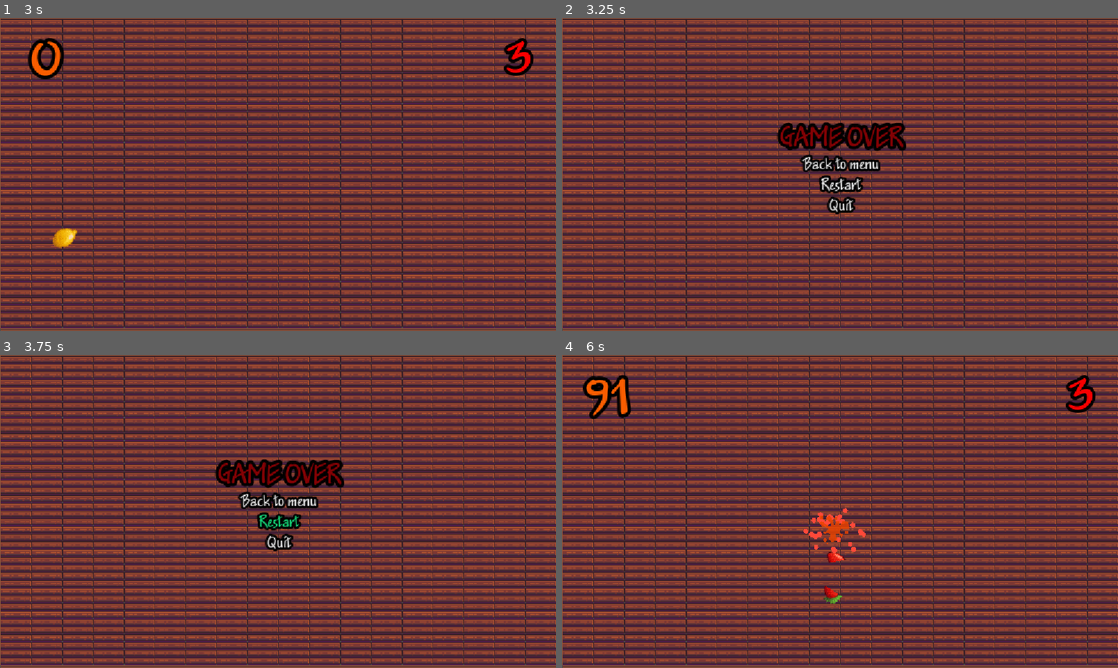
Above: before the commit, frames 1-4 (two rows, left to right).
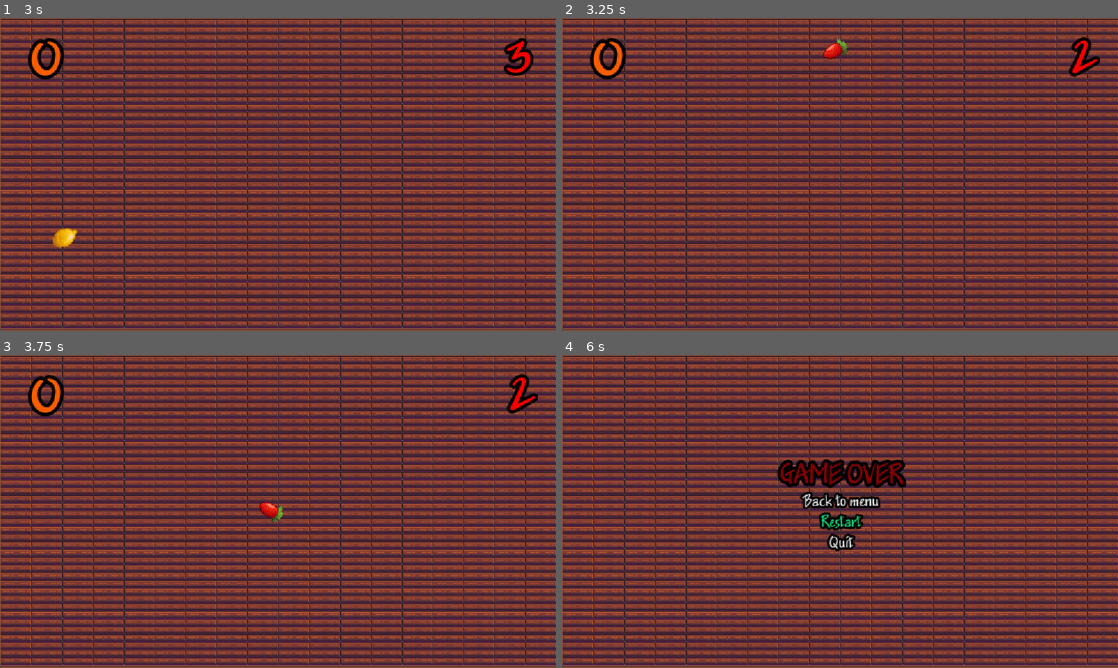
Above: after the commit, the same moments.

Repository: GiuseppeSalvatore-Celauro/Clone-Fruit_ninja
Game: Godot game, scene res://scene/starting_menu.tscn
Two runs of this game, one before a commit and one after it. Both use one fixed random seed, a clock stepped at 60 frames per second and the inputs below. Sound files missing from this copy of the repository are replaced by a short silence.
Inputs (mouse positions are in pixels of both pictures, inside the frame that each line leads up to):
- Up to frame 1 (3 s): click "Start" at 0.5 s; move the mouse to (400, 158) at 1.27 s; press the mouse at (400, 158) at 1.28 s; tap Enter at 2 s; move the mouse to (166, 190) at 2.02 s; release the mouse at (166, 190) at 2.03 s; click (166, 190) at 2.1 s; move the mouse to (333, 105) at 2.77 s; press the mouse at (333, 105) at 2.78 s
- Up to frame 2 (3.25 s): no input
- Up to frame 3 (3.75 s): release the mouse at (333, 442) at 3.5 s; click (278, 524) at 3.5 s, where only the run before the commit has a clickable "Restart"
- Up to frame 4 (6 s): move the mouse to (812, 574) at 4.27 s; click (812, 574) at 4.35 s; move the mouse to (1006, 558) at 5.02 s; press the mouse at (1006, 558) at 5.03 s; release the mouse at (1006, 558) at 5.75 s; click (840, 524) at 5.75 s, where only the run after the commit has a clickable "Restart"

Frame 1 is identical in both runs. In frame 2, 4.0% of the frame differs, in the area x 5-97%, y 6-63%; in frame 3, 3.9%; in frame 4, 4.5%, in the area x 3-96%, y 6-80%.

Commit message:
Game over screen

Diff:
--- a/scene/main.tscn
+++ b/scene/main.tscn
@@ -116,8 +116,6 @@
 script = ExtResource("1_72qrf")
 fruit_scenes = Array[PackedScene]([ExtResource("2_qt0it"), ExtResource("7_y6crx"), ExtResource("3_ofrm6"), ExtResource("4_kppq5"), ExtResource("5_masfp"), ExtResource("6_uhsqs")])
 fruit_particles = ExtResource("8_hybxs")
-player_life = 1
-player_points = 90
 
 [node name="TileMapLayer" type="TileMapLayer" parent="."]
 tile_map_data = PackedByteArray("AAAAAAAAAQAGAAEAAAAAAAEAAQAGAAEAAAABAAAAAQAHAAEAAAABAAEAAQAHAAEAAAACAAAAAQAGAAEAAAACAA …(13248 unchanged characters)…
--- a/scripts/main.gd
+++ b/scripts/main.gd
@@ -20,6 +20,7 @@
 
 @onready var min_range_value: int = 10
 var new_fruit: Fruit
+var is_game_over: bool = false
 
 func _ready():
 	main_music.play()
@@ -72,15 +73,18 @@
 
 func recive_fruit_dmg(dmg: int) ->void:
 	player_life -= dmg
-	if player_life == 0:
+
+	if player_life <= 0:
+		is_game_over = true
 		stop_timer()
-		points_ui.visible = false
-		life_ui.visible = false
-		game_over.visible = true
+		new_fruit.call_deferred("queue_free")
+		set_game_over_gui()
+
 	emit_signal("emit_player_hp_to_ui",	player_life)
 
 func _on_main_music_finished() -> void:
-	main_music.play()
+	if not is_game_over:
+		main_music.play()
 
 func recive_fruit_recived_hit(color: String, _position: Vector2)-> void:
 	if new_fruit:
@@ -95,3 +99,16 @@
 
 func get_player_points() -> int:
 	return player_points
+
+func set_game_over_gui() -> void:
+	music_handler()
+	points_ui.visible = false
+	life_ui.visible = false
+	game_over.visible = true
+
+func music_handler() -> void:
+	main_music.stop()
+	main_music.stream = preload("res://assets/music/piano_defeated.wav")
+	main_music.volume_db = -5
+	main_music.pitch_scale = 1.5
+	main_music.play()
Not shown, added: assets/music/piano_defeated.wav.import
Not shown, added: assets/music/piano_defeated.wav
